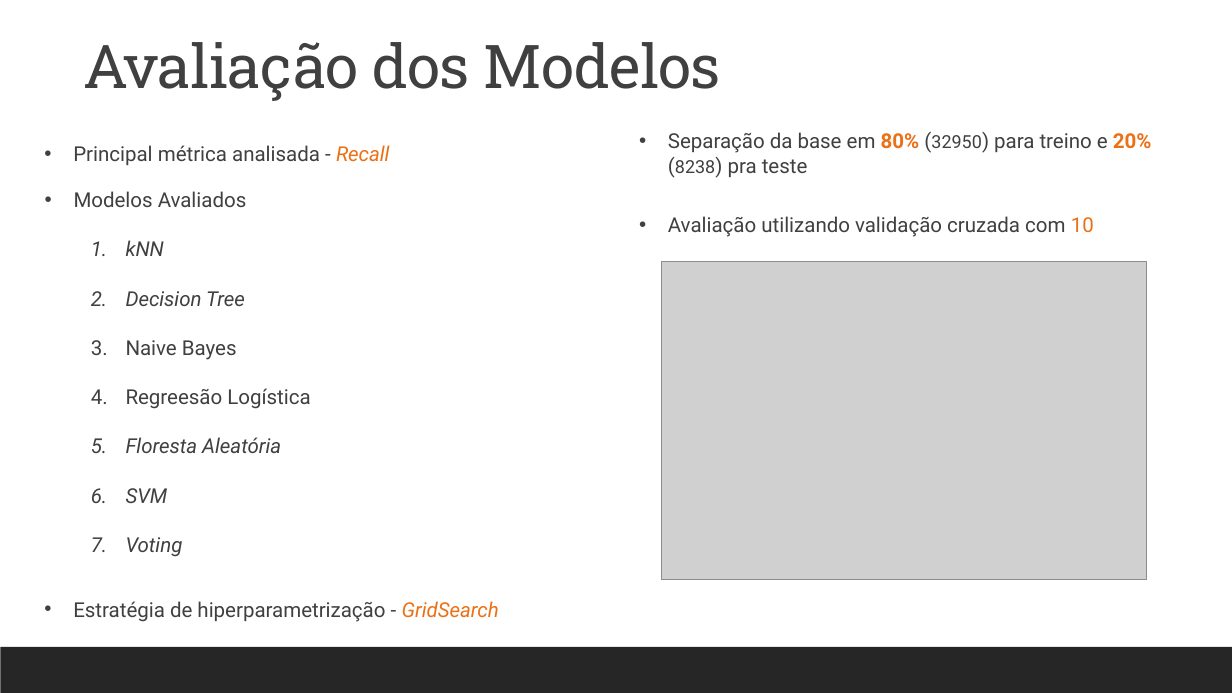
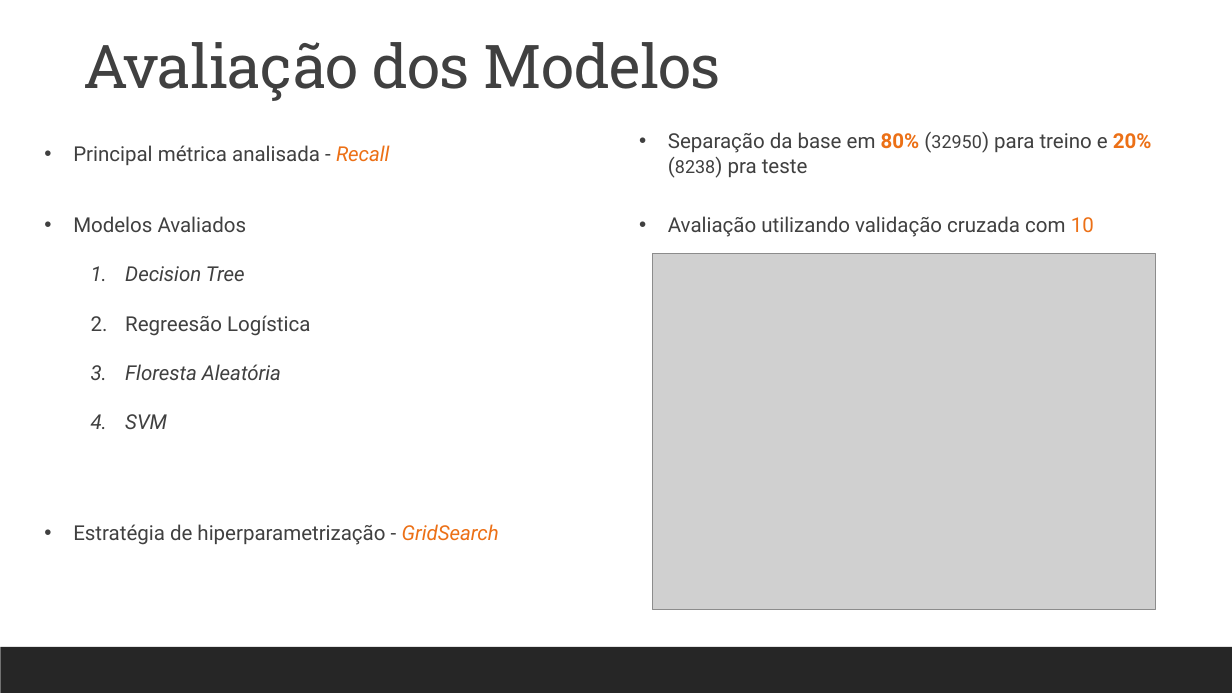
Before and after one commit to pedrosouzalv/PO-233, a slide deck: slide 13 of Projeto de PO-233.pptx. Drawn at 1232x693 pixels with LibreOffice and Linux fonts; fonts in the diff are those of the drawing; grey boxes stand for pictures. Boxes give left, top, right and bottom in pixels: in the first picture for what was removed or moved away, otherwise in the second. Text is boxed around its words. In the diff, an @@ line names an element or a change of style, - is before the commit and + after.

Commit message:
apresentação final

```diff
--- a/Projeto de PO-233.pptx
+++ b/Projeto de PO-233.pptx
@@ text "Modelos Avaliados": place and size @@
-text "Modelos Avaliados" at box(74, 191, 310, 557)
+text "Modelos Avaliados" at box(73, 216, 310, 429)
@@ text at box(126, 240, 164, 256): paragraph removed @@
-  1. kNN
@@ picture: place and size @@
-picture at box(661, 262, 1146, 579)
+picture at box(653, 253, 1155, 610)
@@ text at box(126, 340, 237, 360): paragraph removed @@
-  3. Naive Bayes
@@ text "Estratégia de hiperparametrização - GridSearch": place and size @@
-text "Estratégia de hiperparametrização - GridSearch" at box(73, 601, 499, 622)
+text "Estratégia de hiperparametrização - GridSearch" at box(73, 524, 499, 545)
@@ text at box(126, 537, 183, 557): paragraph removed @@
-  7. Voting
```
